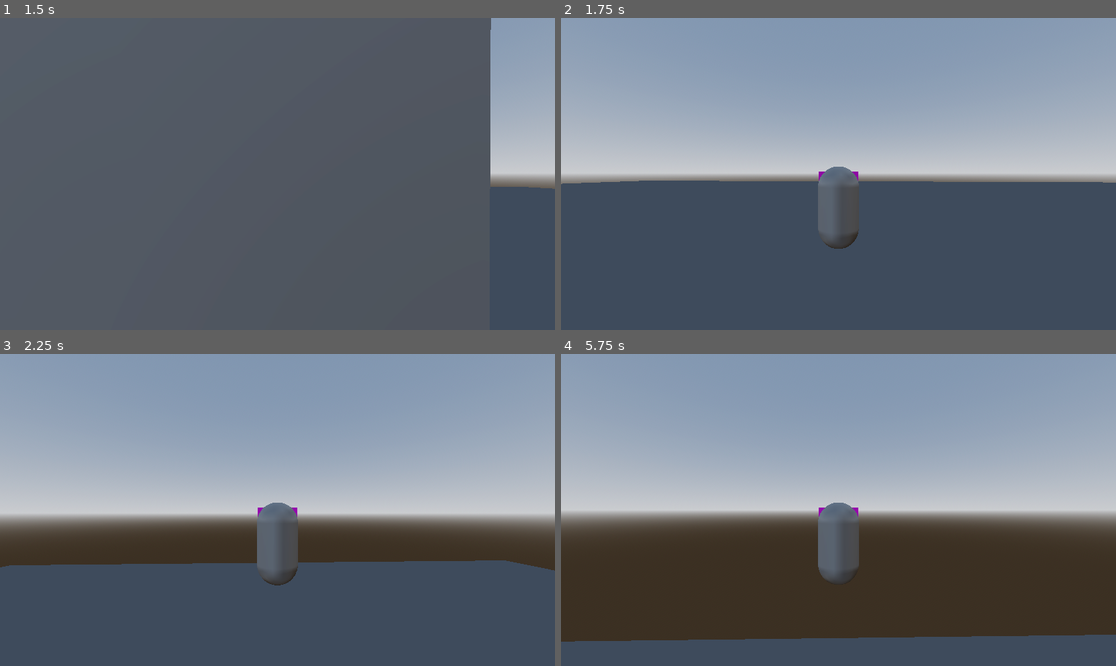
Above: before the commit, frames 1-4 (two rows, left to right).
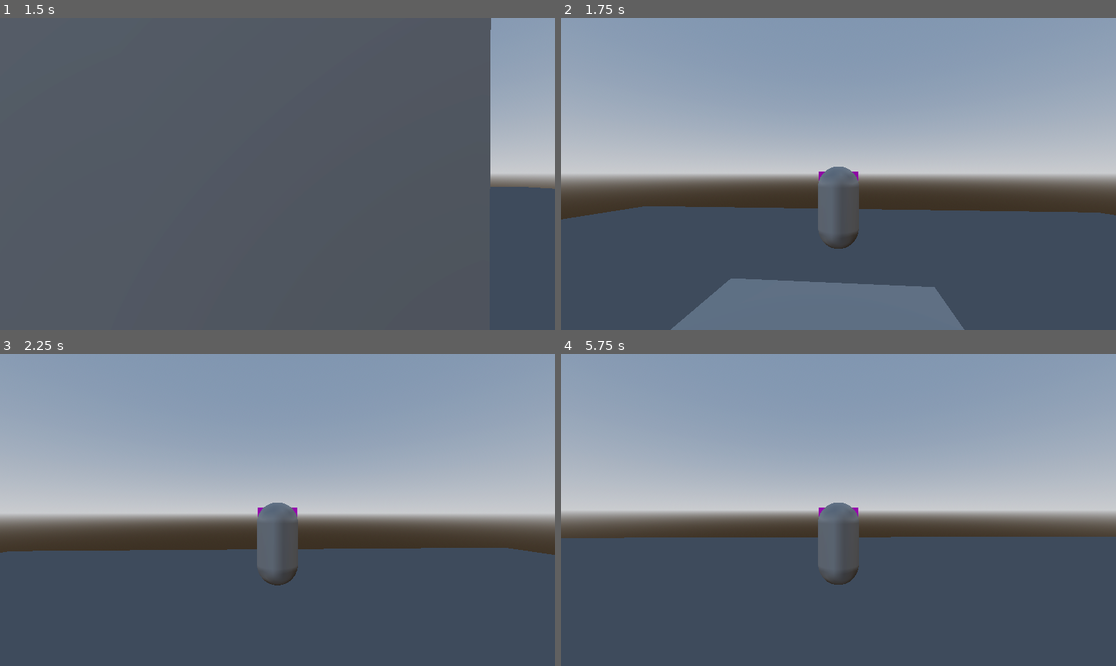
Above: after the commit, the same moments.

Repository: c-dez/3d-game
Game: Godot game, scene res://escenes/world/world.tscn
The game is run twice, just before and just after one commit, with the same random seed, the same clock (stepped at 60 frames per second) and the same inputs.
Inputs (mouse positions are in pixels of both pictures, inside the frame that each line leads up to):
- Up to frame 1 (1.5 s): tap Enter at 0.5 s; move the mouse to (305, 174) at 0.52 s; hold W (forward) from 0.53 s (still down); tap Space (jump) at 0.6, 0.77, 1.07, 1.35 s; move the mouse to (249, 174) at 1.27 s
- Up to frame 2 (1.75 s): keep holding W (forward); tap Space (jump) at 1.52 s
- Up to frame 3 (2.25 s): keep holding W (forward); tap Space (jump) at 1.82, 2.1 s; move the mouse to (288, 503) at 2.02 s
- Up to frame 4 (5.75 s): keep holding W (forward); move the mouse to (832, 516) at 2.77 s; tap Space (jump) at 2.85, 3.02, 3.32, 3.6, 3.77, 4.07, 4.35, 4.52, 4.82, 5.1 s; move the mouse to (877, 513) at 3.52 s; move the mouse to (794, 506) at 4.27 s; move the mouse to (844, 510) at 5.02 s

Frame 1 is identical in both runs. In frame 2, 15% of the frame differs, in the area x 0-100%, y 52-100%; in frame 3, 4.0%; in frame 4, 31%, in the area x 0-100%, y 58-93%.

Commit message:
anadido buffer_jump()

Diff:
--- a/escenes/player/player.gd
+++ b/escenes/player/player.gd
@@ -70,7 +70,7 @@
 
 
 func jump(_delta: float) -> void:
-	if Input.is_action_just_pressed(Keybindings.jump) and is_on_floor():
+	if Keybindings.buffer_jump() and is_on_floor():
 		velocity.y = jump_velocity
 	if not is_on_floor():
 		if velocity.y < 0.0:
--- a/scripts/keybinings/keybindings.gd
+++ b/scripts/keybinings/keybindings.gd
@@ -1,6 +1,6 @@
+# autoload Keybindings.gd
 extends Node
 
-# ESTE SCRIPT DEBE SER CARGADO EN GLOBALS!
 
 # Movement
 var forward: String = "forward"
@@ -10,3 +10,26 @@
 
 #jump
 var jump: String = "jump"
+# buffer
+var jump_buffer_timer: Timer
+var buffer_active_time: float = 0.3
+
+
+func _ready() -> void:
+	buffer_timers_settup()
+	pass
+
+
+func buffer_jump() -> bool:
+	#input buffer
+	if Input.is_action_just_pressed(jump):
+		jump_buffer_timer.start(buffer_active_time)
+	return jump_buffer_timer.time_left > 0
+
+
+func buffer_timers_settup() -> void:
+	# jump
+	jump_buffer_timer = Timer.new()
+	jump_buffer_timer.one_shot = true
+	jump_buffer_timer.autostart = false
+	add_child(jump_buffer_timer)
Not shown, changed: README.md
